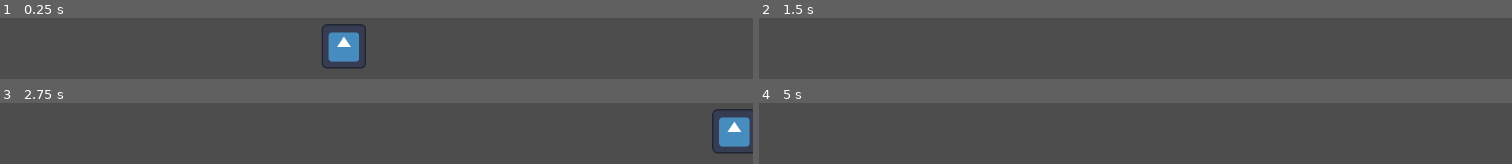
Above: before the commit, frames 1-4 (two rows, left to right).
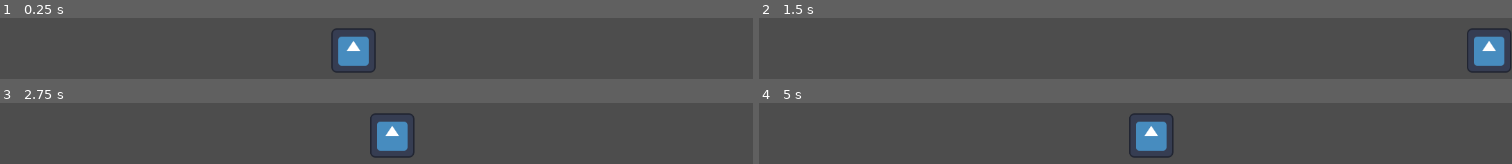
Above: after the commit, the same moments.

Repository: aWildIvysaur/elemental-project
Game: Godot game, scene res://scene/test.tscn
The game is run twice, just before and just after one commit, with the same random seed, the same clock (stepped at 60 frames per second) and the same inputs. The engine's default icon, where the game draws it, is replaced by a stand-in: a white triangle on a blue panel in a dark square.
Inputs:
- Up to frame 1 (0.25 s): no input
- Up to frame 2 (1.5 s): tap Enter (ui_accept) at 0.5, 0.77 s; hold Right (right) from 0.53 s (still down)
- Up to frame 3 (2.75 s): tap Enter (ui_accept) at 1.52, 2 s; release Right (right) at 2.03 s; hold Left (left) from 2.03 s (still down)
- Up to frame 4 (5 s): release Left (left) at 2.78 s; hold Right (right) 2.78-4.28 s; tap Enter (ui_accept) at 3.02, 3.77, 4.25, 4.52 s; hold Left (left) from 4.28 s (still down)

The runs differ from the first frame. In frame 1, 3.0% of the frame differs, in the area x 42-50%, y 9-91%; in frame 2, 2.6%; in frame 3, 5.1%, in the area x 49-100%, y 9-91%; in frame 4, 2.7%.

Commit message:
feat(player): camera bounds

Diff:
--- /dev/null
+++ b/scene/player.tscn
@@ -0,0 +1,18 @@
+[gd_scene load_steps=4 format=3 uid="uid://dm8fjdtkhilbu"]
+
+[ext_resource type="Script" path="res://script/player.gd" id="1_np3po"]
+[ext_resource type="Texture2D" uid="uid://b5cvid62s76bv" path="res://icon.svg" id="2_qfl5v"]
+
+[sub_resource type="RectangleShape2D" id="RectangleShape2D_bewko"]
+size = Vector2(128, 128)
+
+[node name="Player" type="CharacterBody2D"]
+script = ExtResource("1_np3po")
+
+[node name="Sprite" type="Sprite2D" parent="."]
+scale = Vector2(0.5, 0.5)
+texture = ExtResource("2_qfl5v")
+
+[node name="Collider" type="CollisionShape2D" parent="."]
+scale = Vector2(0.5, 0.5)
+shape = SubResource("RectangleShape2D_bewko")
--- a/scene/test.tscn
+++ b/scene/test.tscn
@@ -1,22 +1,33 @@
 [gd_scene load_steps=4 format=3 uid="uid://dyk2bhfrudumb"]
 
-[ext_resource type="Script" path="res://script/player.gd" id="1_ivyrb"]
-[ext_resource type="Texture2D" uid="uid://b5cvid62s76bv" path="res://icon.svg" id="2_oghrg"]
+[ext_resource type="PackedScene" uid="uid://dm8fjdtkhilbu" path="res://scene/player.tscn" id="1_4e1uf"]
 
-[sub_resource type="RectangleShape2D" id="RectangleShape2D_bewko"]
-size = Vector2(128, 128)
+[sub_resource type="RectangleShape2D" id="RectangleShape2D_aicg0"]
+size = Vector2(42, 726)
+
+[sub_resource type="RectangleShape2D" id="RectangleShape2D_1nr3l"]
+size = Vector2(1234, 20)
 
 [node name="Node2D" type="Node2D"]
-position = Vector2(559, 318)
 
-[node name="CharacterBody2D" type="CharacterBody2D" parent="."]
-position = Vector2(3.235, 0)
-script = ExtResource("1_ivyrb")
+[node name="Player" parent="." instance=ExtResource("1_4e1uf")]
 
-[node name="Sprite2D" type="Sprite2D" parent="CharacterBody2D"]
-scale = Vector2(0.5, 0.5)
-texture = ExtResource("2_oghrg")
+[node name="Camera2D" type="Camera2D" parent="."]
 
-[node name="CollisionShape2D" type="CollisionShape2D" parent="CharacterBody2D"]
-scale = Vector2(0.5, 0.5)
-shape = SubResource("RectangleShape2D_bewko")
+[node name="Walls" type="StaticBody2D" parent="."]
+
+[node name="right" type="CollisionShape2D" parent="Walls"]
+position = Vector2(596, 0)
+shape = SubResource("RectangleShape2D_aicg0")
+
+[node name="left" type="CollisionShape2D" parent="Walls"]
+position = Vector2(-599, 0)
+shape = SubResource("RectangleShape2D_aicg0")
+
+[node name="bottom" type="CollisionShape2D" parent="Walls"]
+position = Vector2(0, 335)
+shape = SubResource("RectangleShape2D_1nr3l")
+
+[node name="top" type="CollisionShape2D" parent="Walls"]
+position = Vector2(0, -333)
+shape = SubResource("RectangleShape2D_1nr3l")
